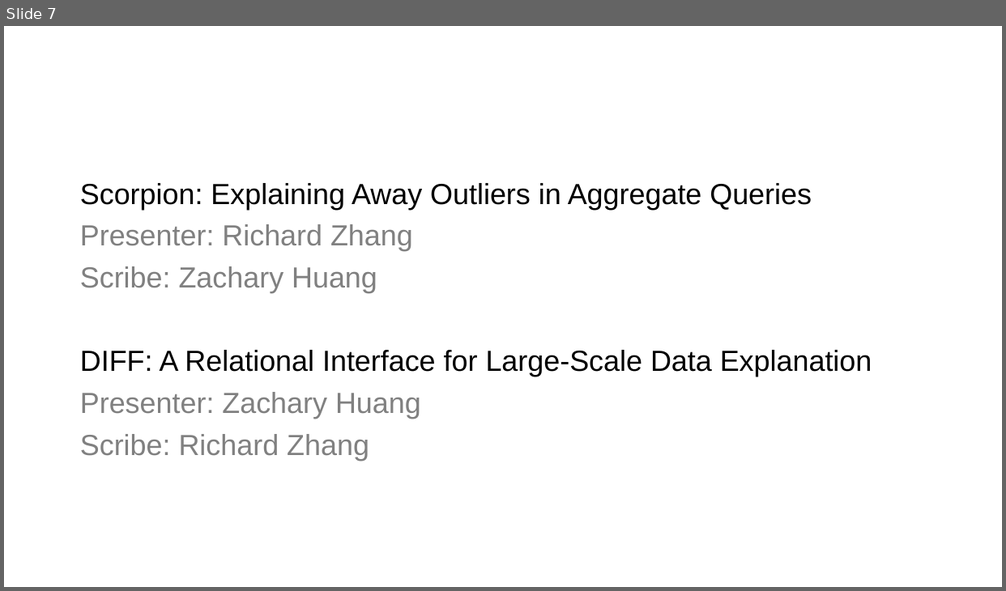
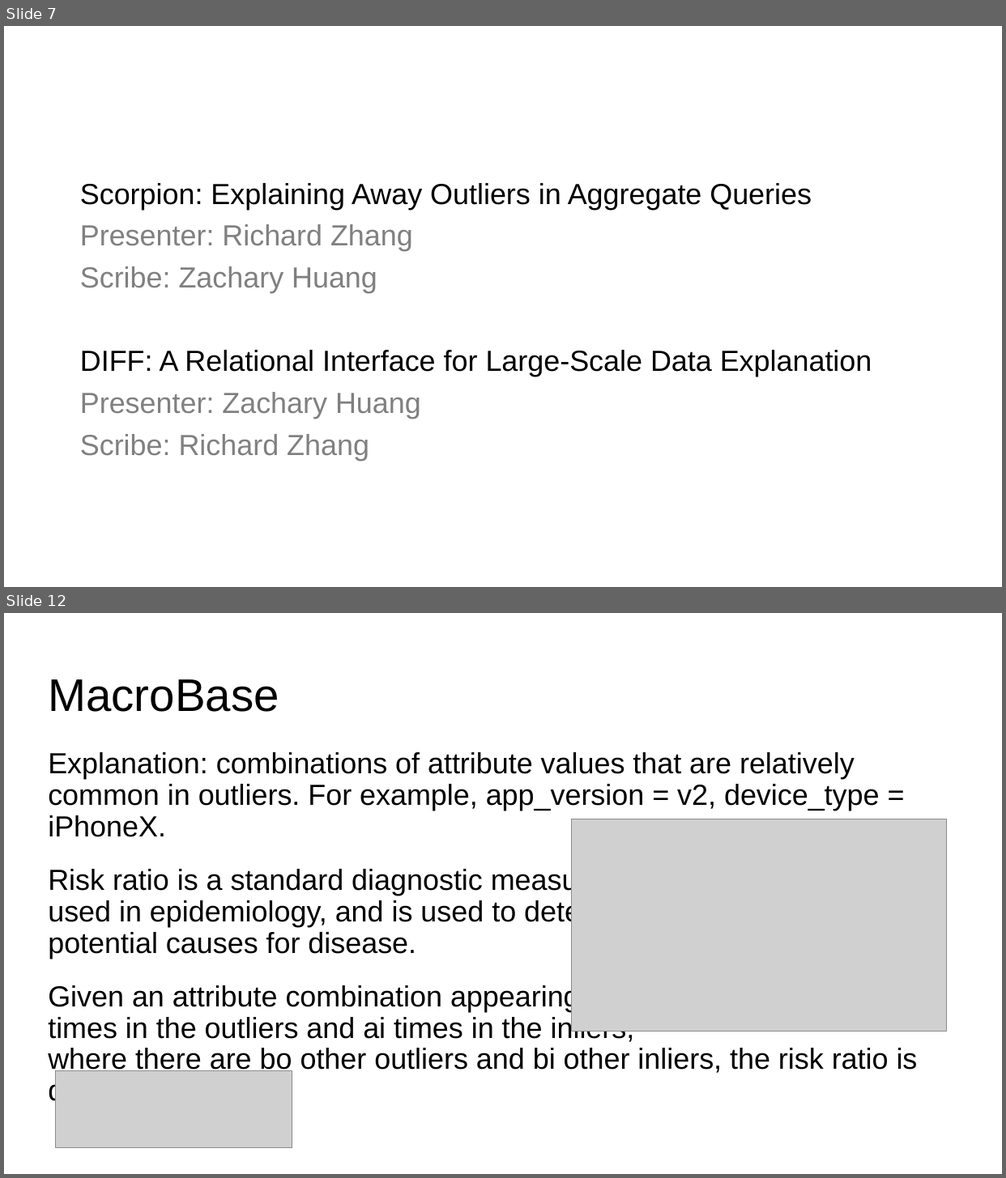
Before and after one commit to columbiaviz/columbiaviz.github.io, a slide deck: 2020s_w6998/lecs/14_explanation.pptx. Shown one above the other, each under a label of ours: slide 7 before the commit, slides 7 and 12 after it; the slides between them are not shown. The pictures are 1006x591 and 1006x1178 pixels, drawn with LibreOffice and Linux fonts; fonts in the diff are those of the drawing; grey boxes stand for pictures. Boxes give left, top, right and bottom in pixels: in the first picture for what was removed or moved away, otherwise in the second. Text is boxed around its words. In the diff, an @@ line names an element or a change of style, - is before the commit and + after.

```diff
--- a/2020s_w6998/lecs/14_explanation.pptx
+++ b/2020s_w6998/lecs/14_explanation.pptx
@@ slide 12 added at (x1=4, y1=613, x2=1002, y2=1174), background #FFFFFF @@
@@ title added at (x1=48, y1=679, x2=279, y2=712), 44 pt, text #000000 @@
+MacroBase
@@ text added at (x1=48, y1=752, x2=918, y2=1106), 28 pt, text #000000 @@
+Explanation: combinations of attribute values that are relatively common in outliers. For example, app_version = v2, device_type = iPhoneX.
+Risk ratio is a standard diagnostic measure
+used in epidemiology, and is used to determine
+potential causes for disease.
+Given an attribute combination appearing ao
+times in the outliers and ai times in the inliers,
+where there are bo other outliers and bi other inliers, the risk ratio is defined as
@@ picture added at (x1=572, y1=820, x2=948, y2=1032) @@
@@ picture added at (x1=55, y1=1071, x2=292, y2=1148) @@
```
Also in this commit, not shown: 38 other slides added, 1 other file.
